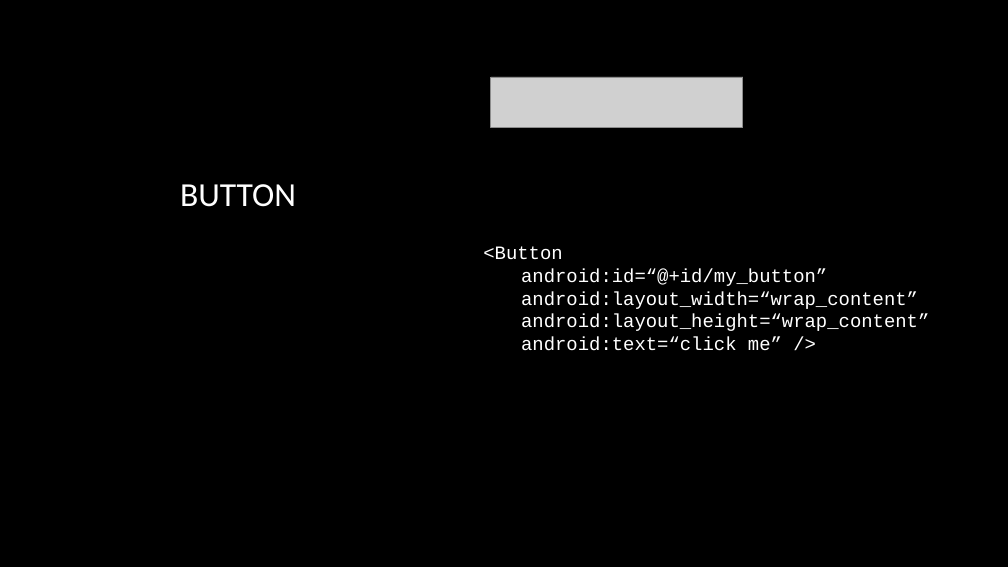
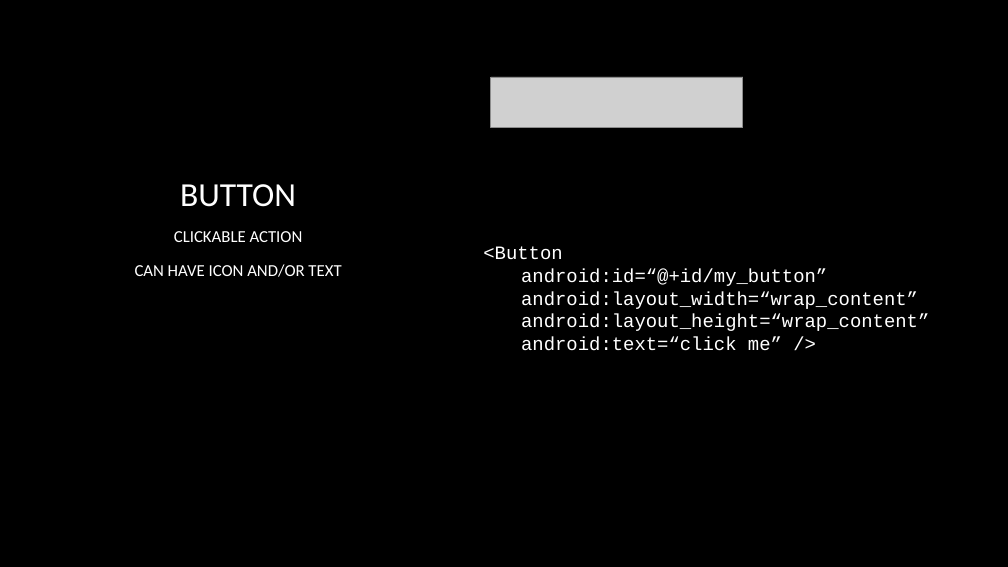
Before and after one commit to dinocore1/intro-to-android, a slide deck: slide 9 of Into To Android layout.pptx. Drawn at 1008x567 pixels with LibreOffice and Linux fonts; fonts in the diff are those of the drawing; grey boxes stand for pictures; background and template pictures are left out. Boxes give left, top, right and bottom in pixels: in the first picture for what was removed or moved away, otherwise in the second. Text is boxed around its words. In the diff, an @@ line names an element or a change of style, - is before the commit and + after.

```diff
--- a/Into To Android layout.pptx
+++ b/Into To Android layout.pptx
@@ text added at (135,231,341,277), 16 pt, text #FFFFFF @@
+CLICKABLE ACTION
+CAN HAVE ICON AND/OR TEXT
```
Also in this commit, not shown: 3 other slides changed, 1 slide added, 1 slide removed, 1 other file.
